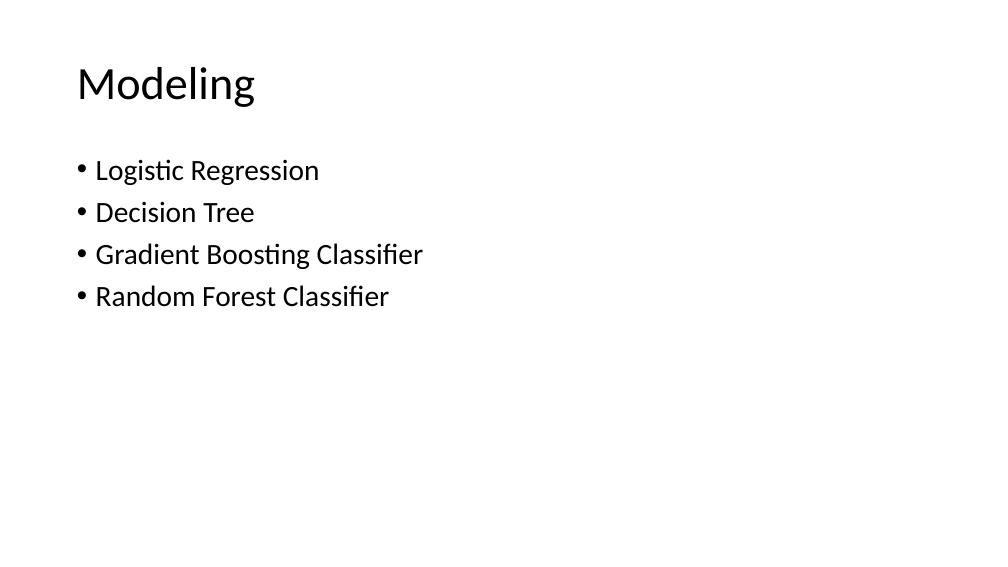
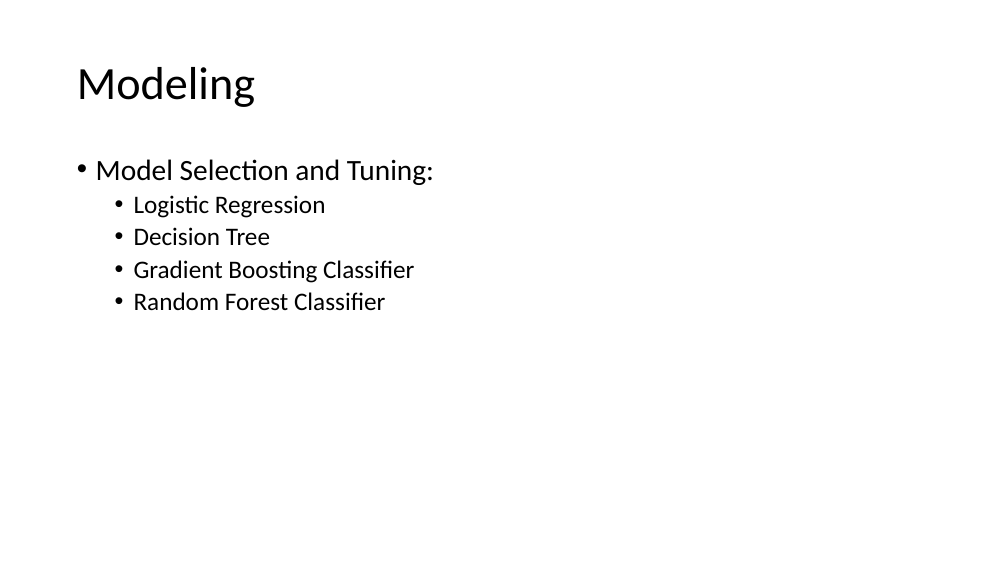
Before and after one commit to anikoloff/fraud_detection, a slide deck: slide 24 of fraud_detection.pptx. Drawn at 1008x567 pixels with LibreOffice and Linux fonts; fonts in the diff are those of the drawing. Boxes give left, top, right and bottom in pixels: in the first picture for what was removed or moved away, otherwise in the second. Text is boxed around its words. In the diff, an @@ line names an element or a change of style, - is before the commit and + after.

```diff
--- a/fraud_detection.pptx
+++ b/fraud_detection.pptx
@@ text at <box>96,159,434,185</box>: paragraph added @@
+• Model Selection and Tuning:
@@ text at <box>134,195,414,311</box>: size 28 to 24 pt in "Logistic Regression", "Decision Tree", "Gradient Boosting Classifier", "Random Forest Classifier"; list level 1 to 2 in "Logistic Regression"; list level 1 to 2 in "Decision Tree"; list level 1 to 2 in "Gradient Boosting Classifier"; list level 1 to 2 in "Random Forest Classifier" @@
```
Also in this commit, not shown: 10 other slides changed, 2 slides added, 1 slide removed, 2 other files.
